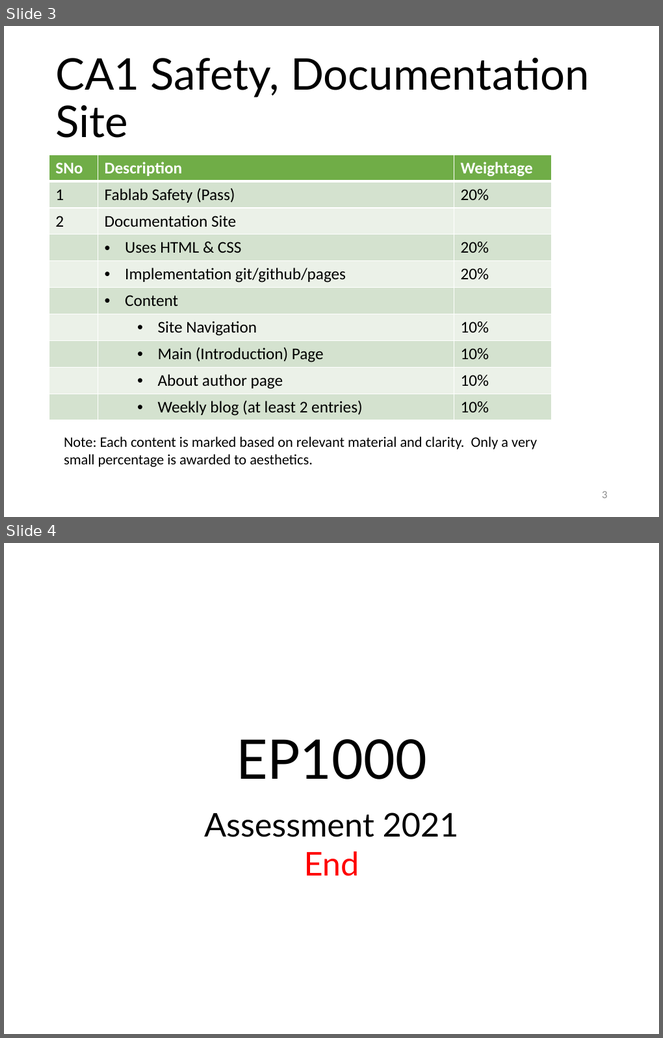
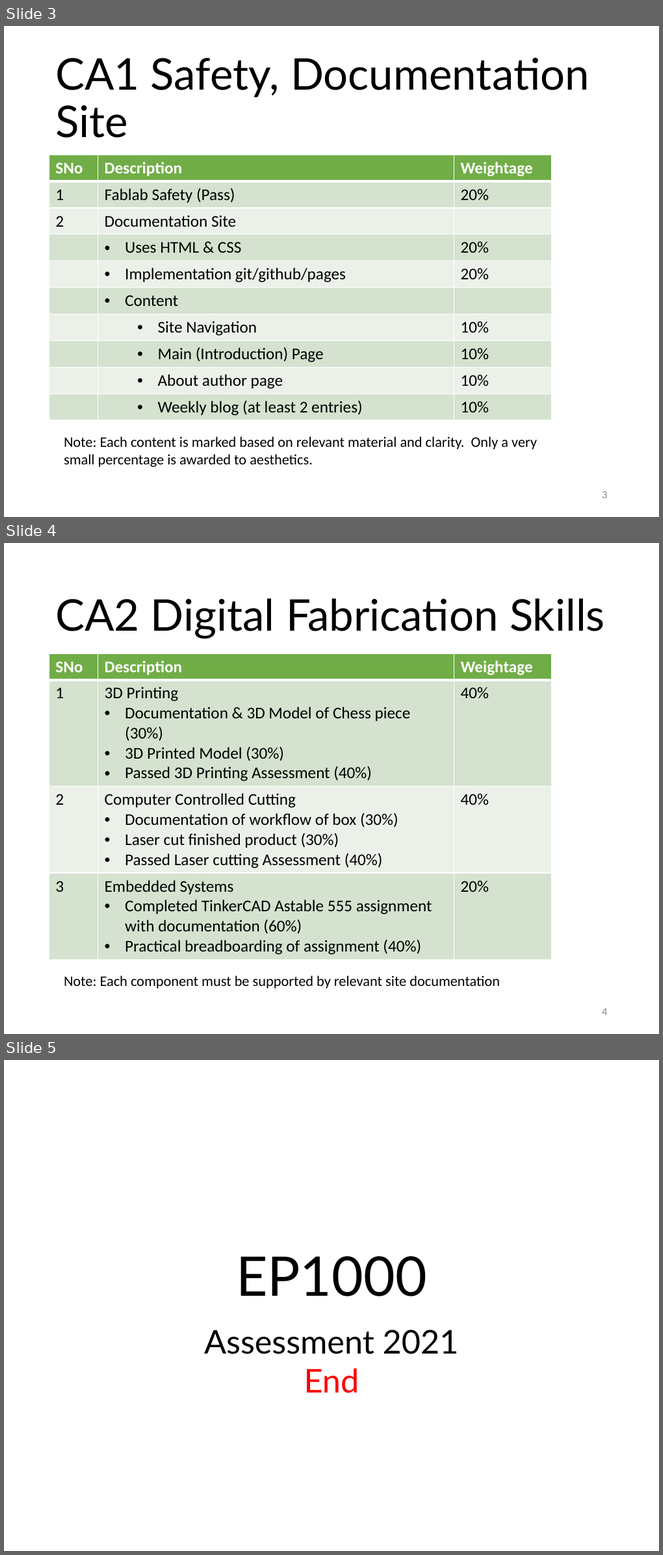
Before and after one commit to RDorville/digfab, a slide deck: presentations/ep1000_assessment/ep1000_assessment.pptx. Shown one above the other, each under a label of ours: slides 3 and 4 before the commit, slides 3, 4 and 5 after it. The pictures are 663x1038 and 663x1555 pixels, drawn with LibreOffice and Linux fonts; fonts in the diff are those of the drawing; background and template pictures are left out. Boxes give left, top, right and bottom in pixels: in the first picture for what was removed or moved away, otherwise in the second. Text is boxed around its words. In the diff, an @@ line names an element or a change of style, - is before the commit and + after.

Commit message:
updated assessments

```diff
--- a/presentations/ep1000_assessment/ep1000_assessment.pptx
+++ b/presentations/ep1000_assessment/ep1000_assessment.pptx
@@ slide 4 added at bbox=[4, 543, 659, 1034], background #FFFFFF @@
@@ title added at bbox=[55, 598, 605, 639], 48 pt, text #000000 @@
+CA2 Digital Fabrication Skills
@@ table added at bbox=[50, 653, 552, 958], 4 rows, 3 columns @@
+SNo | Description | Weightage
+1 | 3D Printing / Documentation & 3D Model of Chess piece (30%) / 3D Printed Model (30%) / Passed 3D Printing Assessment (40%) | 40%
+2 | Computer Controlled Cutting / Documentation of workflow of box (30%) / Laser cut finished product (30%) / Passed Laser cutting Assessment (40%) | 40%
+3 | Embedded Systems / Completed TinkerCAD Astable 555 assignment with documentation (60%) / Practical breadboarding of assignment (40%) | 20%
@@ text added at bbox=[64, 976, 500, 989], 16 pt, text #000000 @@
+Note: Each component must be supported by relevant site documentation
@@ page number added at bbox=[602, 1008, 607, 1016], 12 pt, text #8C8C8C @@
+4
@@ what was slide 4 is now slide 5 @@
```
Also in this commit, not shown: 5 other files.
